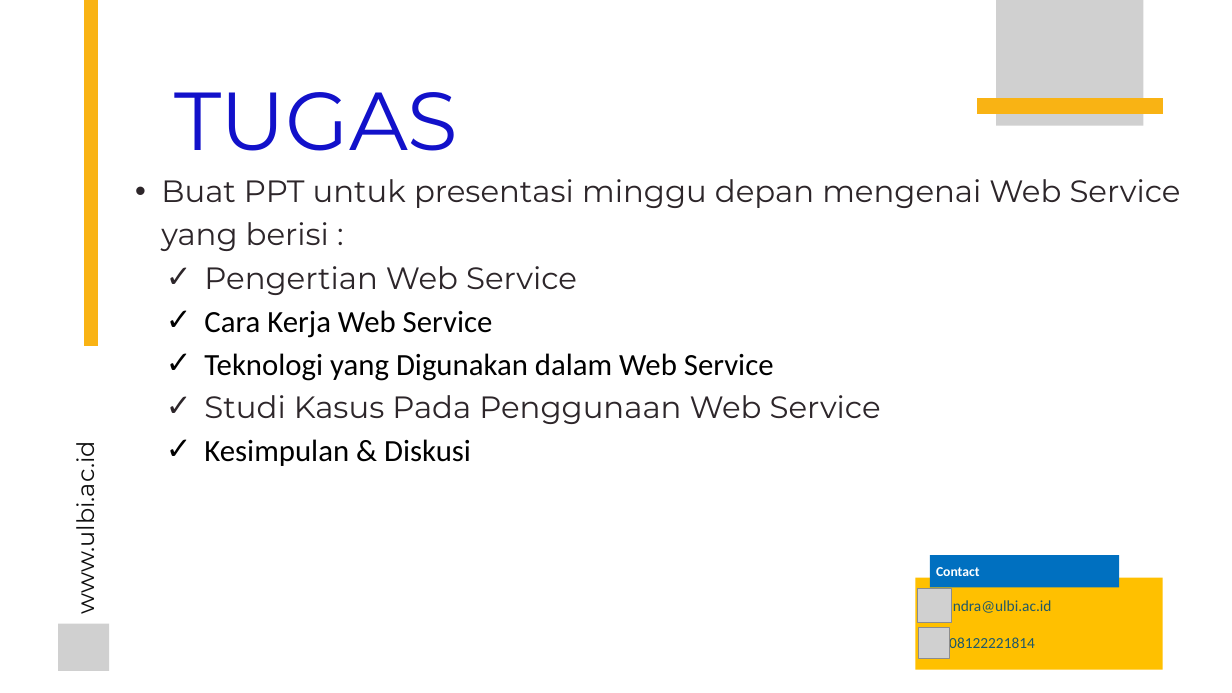
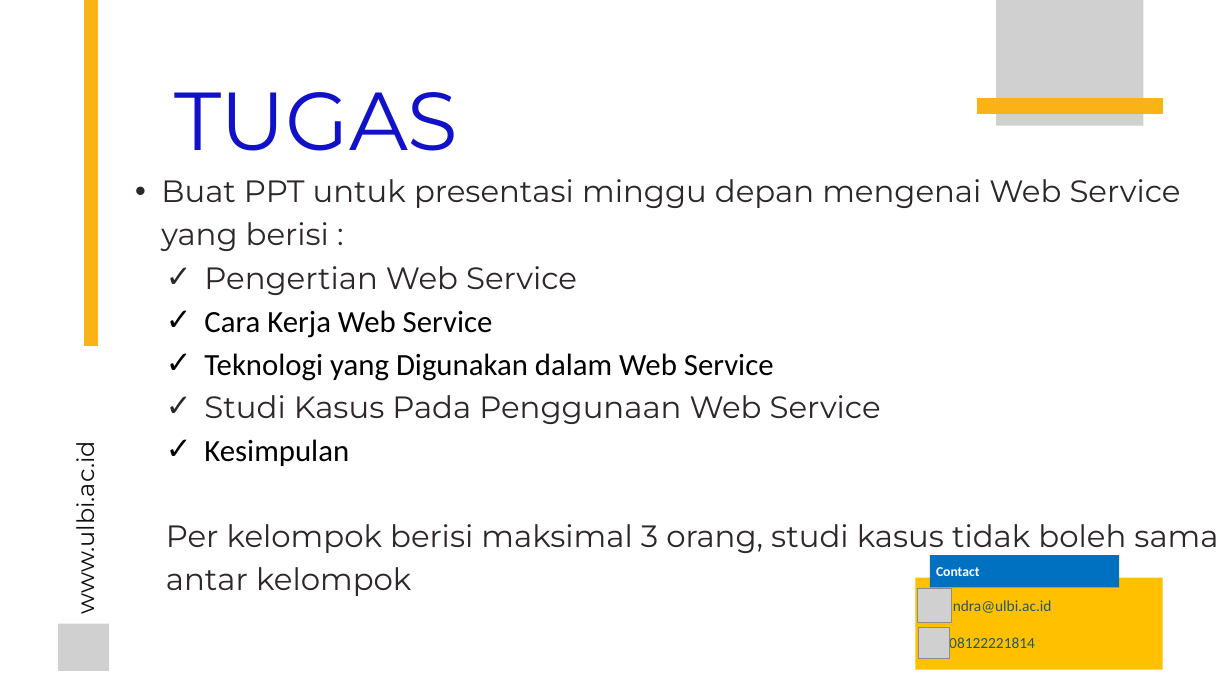
Before and after one commit to indrariksa/PemrogramanIII_2026, a slide deck: slide 14 of Week01/Pertemuan 1.pptx. Drawn at 1232x693 pixels with LibreOffice and Linux fonts; fonts in the diff are those of the drawing; grey boxes stand for pictures. Boxes give left, top, right and bottom in pixels: in the first picture for what was removed or moved away, otherwise in the second. Text is boxed around its words. In the diff, an @@ line names an element or a change of style, - is before the commit and + after.

```diff
--- a/Week01/Pertemuan 1.pptx
+++ b/Week01/Pertemuan 1.pptx
@@ text at box(166, 439, 1218, 596): text changed; font Calibri to Montserrat; text colour #000000 to #2D262A @@
-    ✓ Kesimpulan & Diskusi
+    ✓ Kesimpulan
+    Per kelompok berisi maksimal 3 orang, studi kasus tidak boleh sama antar kelompok
```
Also in this commit, not shown: 6 other slides changed, 4 other files.
